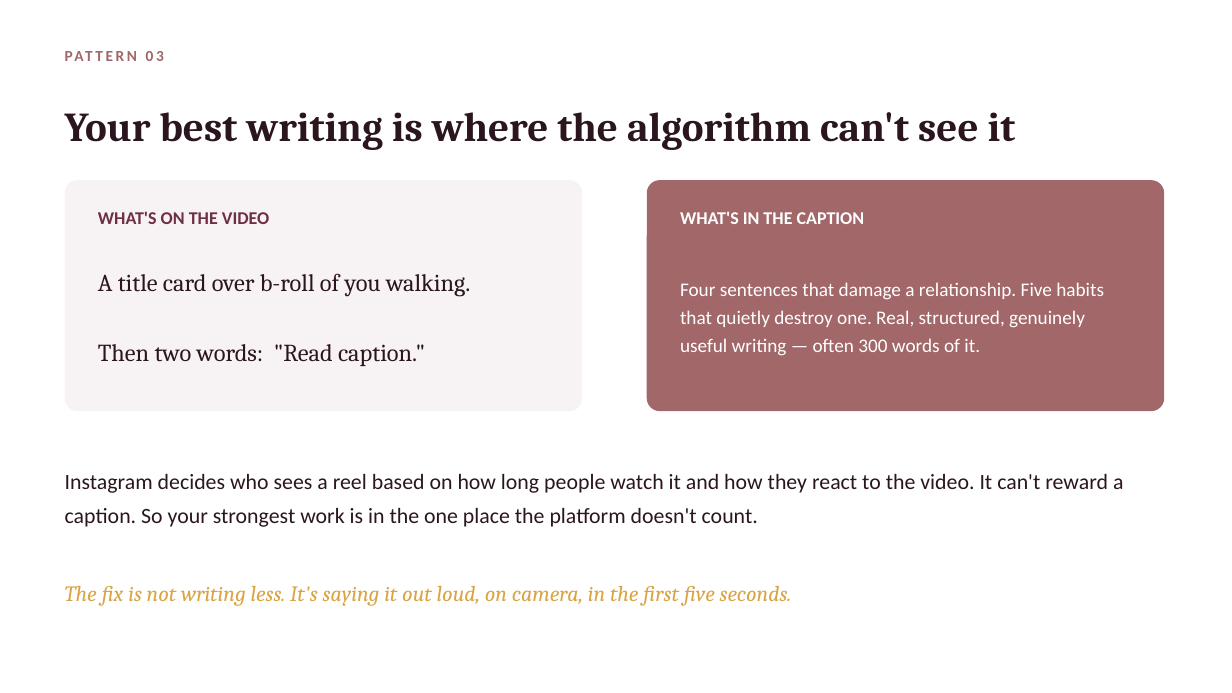
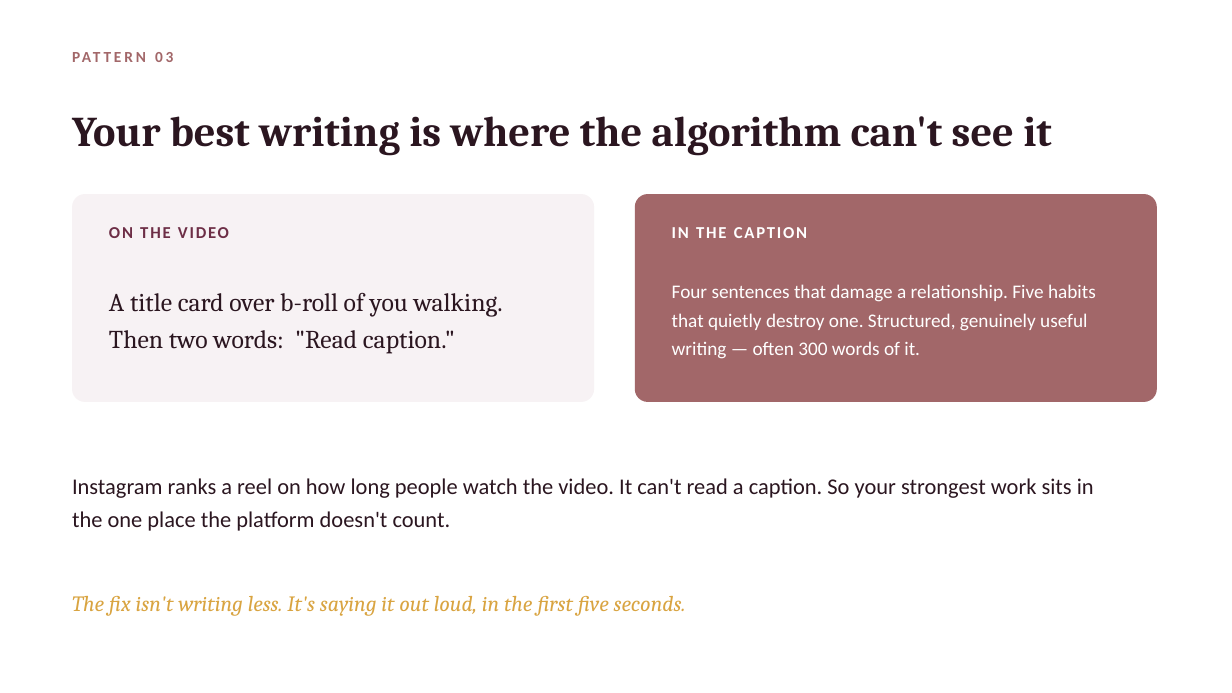
Before and after one commit to productionxin/Assets, a slide deck: slide 7 of clients/juhi-agarwal-nexther/neXtHer-What-I-Found.pptx. Drawn at 1232x693 pixels with LibreOffice and Linux fonts; fonts in the diff are those of the drawing. Boxes give left, top, right and bottom in pixels: in the first picture for what was removed or moved away, otherwise in the second. Text is boxed around its words. In the diff, an @@ line names an element or a change of style, - is before the commit and + after.

```diff
--- a/clients/juhi-agarwal-nexther/neXtHer-What-I-Found.pptx
+++ b/clients/juhi-agarwal-nexther/neXtHer-What-I-Found.pptx
@@ text "PATTERN 03": place and size @@
-text "PATTERN 03" at [65, 42, 1165, 69]
+text "PATTERN 03" at [72, 43, 1157, 70]
@@ text "PATTERN 03" at [72, 43, 1157, 70]: letter spacing 2 to 2.2 pt @@
@@ text "Your best writing is where ...": place and size @@
-text "Your best writing is where ..." at [65, 112, 1016, 150]
+text "Your best writing is where ..." at [72, 116, 1051, 156]
@@ text "Your best writing is where ..." at [72, 116, 1051, 156]: size 32 to 33 pt; line spacing 44pt to 45pt @@
@@ rounded rectangle: place and size @@
-rounded rectangle at [65, 180, 582, 411]
+rounded rectangle at [72, 194, 594, 402]
@@ rounded rectangle at [72, 194, 594, 402]: proportions changed @@
@@ rounded rectangle at [635, 194, 1157, 402]: proportions changed @@
@@ rounded rectangle: place and size @@
-rounded rectangle at [647, 180, 1165, 411]
+rounded rectangle at [635, 194, 1157, 402]
@@ text at [98, 211, 269, 224]: text changed; size 14 to 13 pt @@
-WHAT'S ON THE VIDEO
+ON THE VIDEO
@@ text at [672, 227, 807, 238]: text changed; size 14 to 13 pt @@
-WHAT'S IN THE CAPTION
+IN THE CAPTION
@@ text at [109, 293, 503, 354]: text changed; size 19 to 20 pt @@
-A title card over b-roll of you walking.
-Then two words: "Read caption."
+A title card over b-roll of you walking. Then two words: "Read caption."
@@ text at [672, 284, 1096, 359]: text changed @@
-Four sentences that damage a relationship. Five habits that quietly destroy one. Real, structured, genuinely useful writing — often 300 words of it.
+Four sentences that damage a relationship. Five habits that quietly destroy one. Structured, genuinely useful writing — often 300 words of it.
@@ text at [72, 478, 1094, 531]: text changed; size 17 to 17.5 pt @@
-Instagram decides who sees a reel based on how long people watch it and how they react to the video. It can't reward a caption. So your strongest work is in the one place the platform doesn't count.
+Instagram ranks a reel on how long people watch the video. It can't read a caption. So your strongest work sits in the one place the platform doesn't count.
@@ text at [72, 596, 686, 616]: text changed @@
-The fix is not writing less. It's saying it out loud, on camera, in the first five seconds.
+The fix isn't writing less. It's saying it out loud, in the first five seconds.
```
Also in this commit, not shown: 17 other slides changed, 3 slides added, 2 slides removed, 11 other files.
